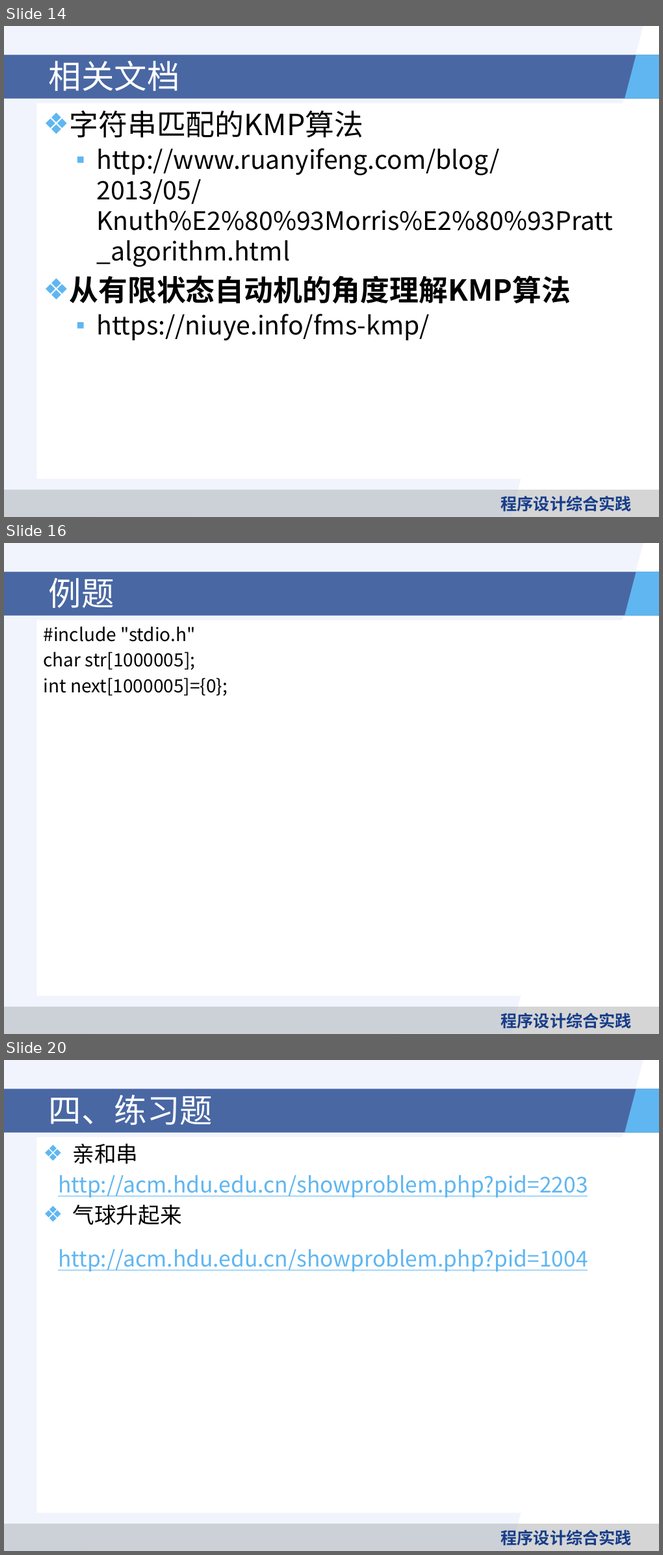
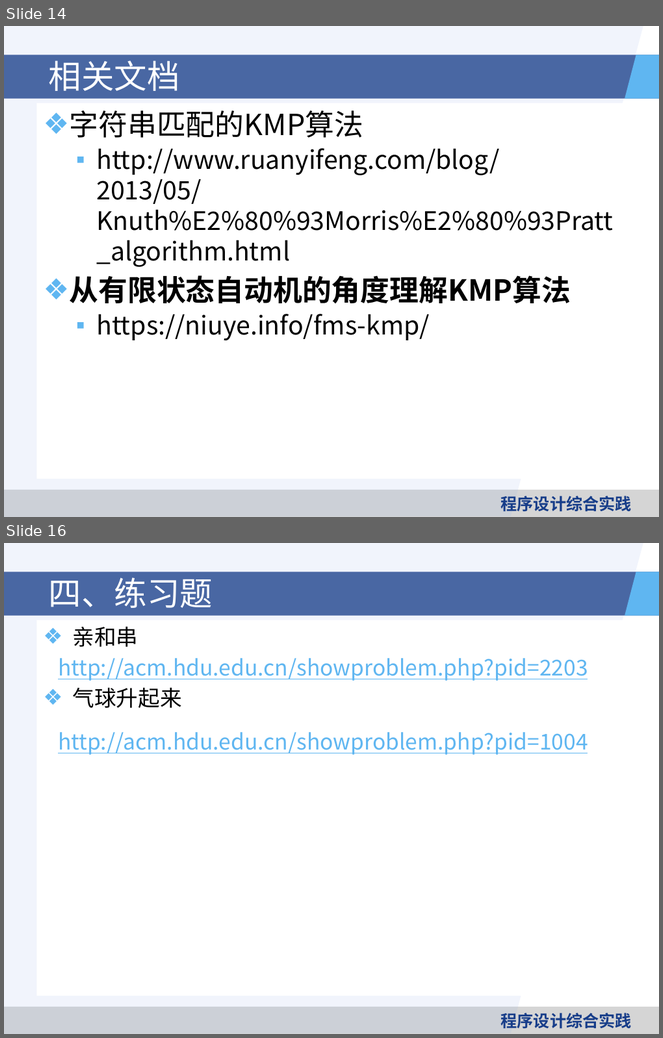
Before and after one commit to heyuantao/ProgrammingPracticeCourse, a slide deck: 课件/第四讲：字符串处理.pptx. Shown one above the other, each under a label of ours: slides 14, 16 and 20 before the commit, slides 14 and 16 after it; the slides between them are not shown. The pictures are 663x1555 and 663x1038 pixels, drawn with LibreOffice and Linux fonts; fonts in the diff are those of the drawing; background and template pictures are left out. Boxes give left, top, right and bottom in pixels: in the first picture for what was removed or moved away, otherwise in the second. Text is boxed around its words. In the diff, an @@ line names an element or a change of style, - is before the commit and + after.

```diff
--- a/课件/第四讲：字符串处理.pptx
+++ b/课件/第四讲：字符串处理.pptx
@@ slide 16 removed at (4,543,659,1034), background #FFFFFF; not listed: 5 template elements that a slide beside it also shows @@
@@ title removed at (49,578,114,608) @@
-例题
@@ text removed at (36,620,634,997) @@
-#include "stdio.h"
-char str[1000005];
-int next[1000005]={0};
@@ what was slide 20 is now slide 16 @@
```
Also in this commit, not shown: 1 slide changed, 3 other slides removed.
